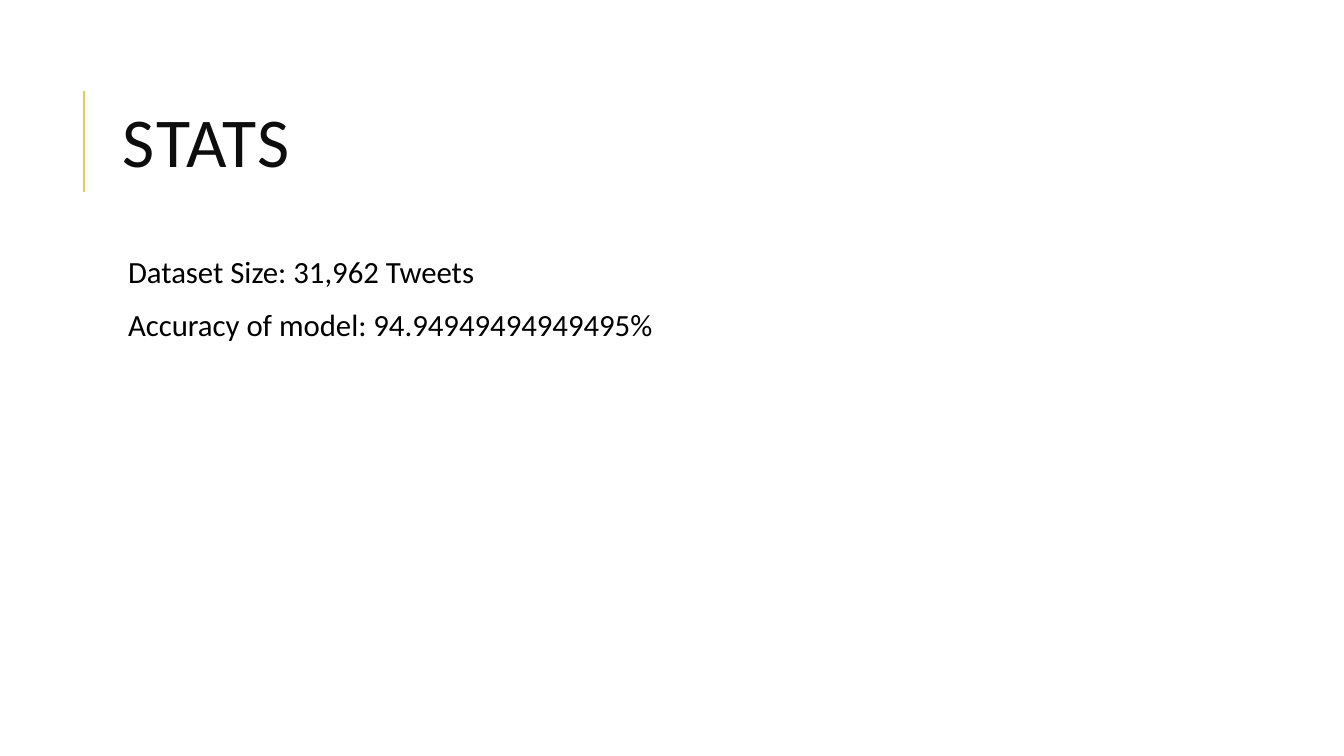
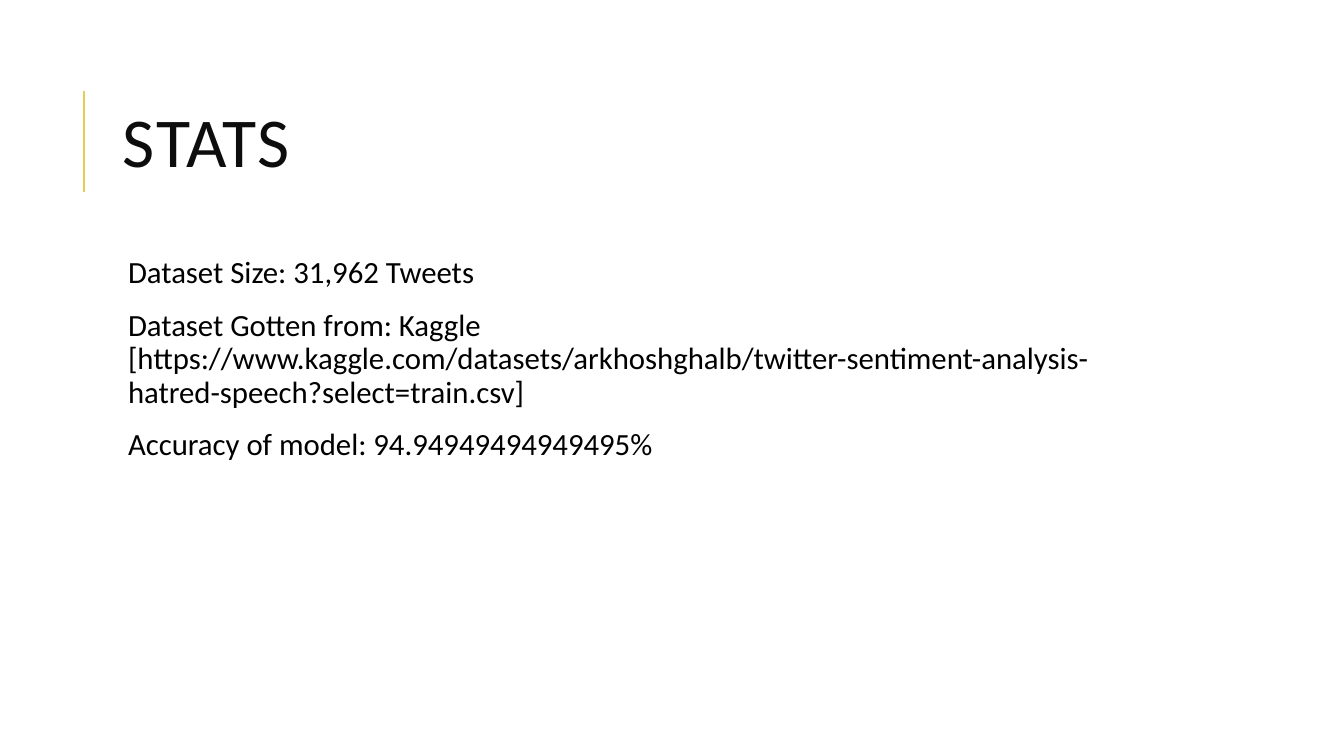
Before and after one commit to Ajaba/Sentiment-Analysis-Project, a slide deck: slide 8 of SENTIMENT ANALYSIS ON TWEETS.pptx. Drawn at 1344x756 pixels with LibreOffice and Linux fonts; fonts in the diff are those of the drawing. Boxes give left, top, right and bottom in pixels: in the first picture for what was removed or moved away, otherwise in the second. Text is boxed around its words. In the diff, an @@ line names an element or a change of style, - is before the commit and + after.

Commit message:
Added screenshots and some extra info in powerpoint file

```diff
--- a/SENTIMENT ANALYSIS ON TWEETS.pptx
+++ b/SENTIMENT ANALYSIS ON TWEETS.pptx
@@ text at [128,314,1088,408]: paragraph added @@
+  Dataset Gotten from: Kaggle [https://www.kaggle.com/datasets/arkhoshghalb/twitter-sentiment-analysis-hatred-speech?select=train.csv]
```
Also in this commit, not shown: 4 other files.
